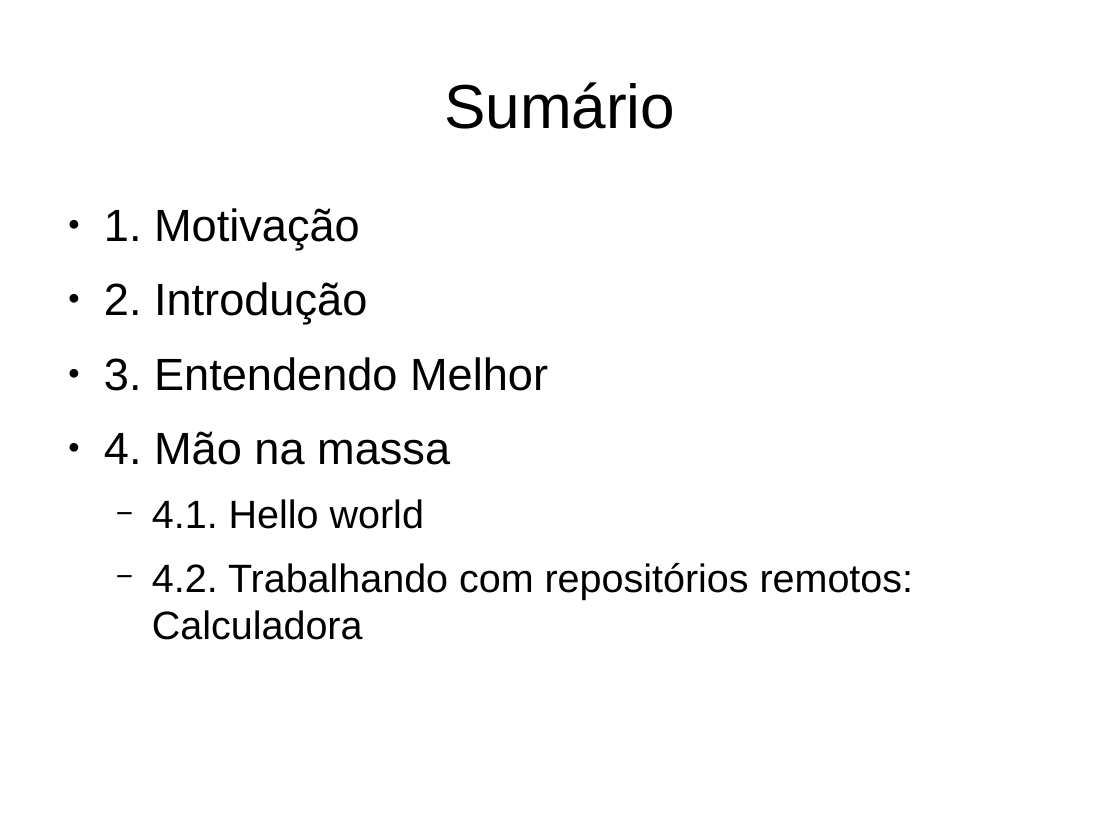
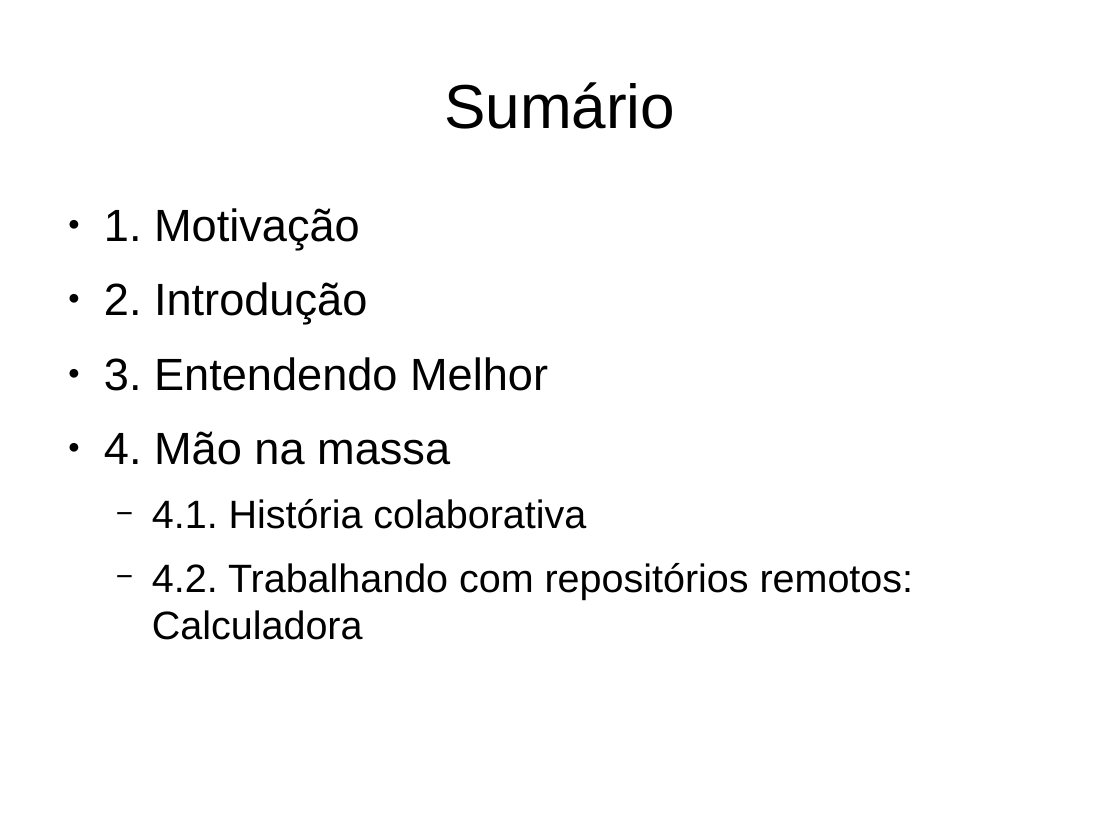
Before and after one commit to LucasElArruda/treinamento_git, a slide deck: slide 2 of capacita_git.odp. Drawn at 1120x840 pixels with LibreOffice and Linux fonts; fonts in the diff are those of the drawing. Boxes give left, top, right and bottom in pixels: in the first picture for what was removed or moved away, otherwise in the second. Text is boxed around its words. In the diff, an @@ line names an element or a change of style, - is before the commit and + after.

Commit message:
Conclui atividade da história

```diff
--- a/capacita_git.odp
+++ b/capacita_git.odp
@@ text at (x1=152, y1=499, x2=586, y2=529): text changed @@
-  − 4.1. Hello world
+  − 4.1. História colaborativa
```
Also in this commit, not shown: 1 slide added.
